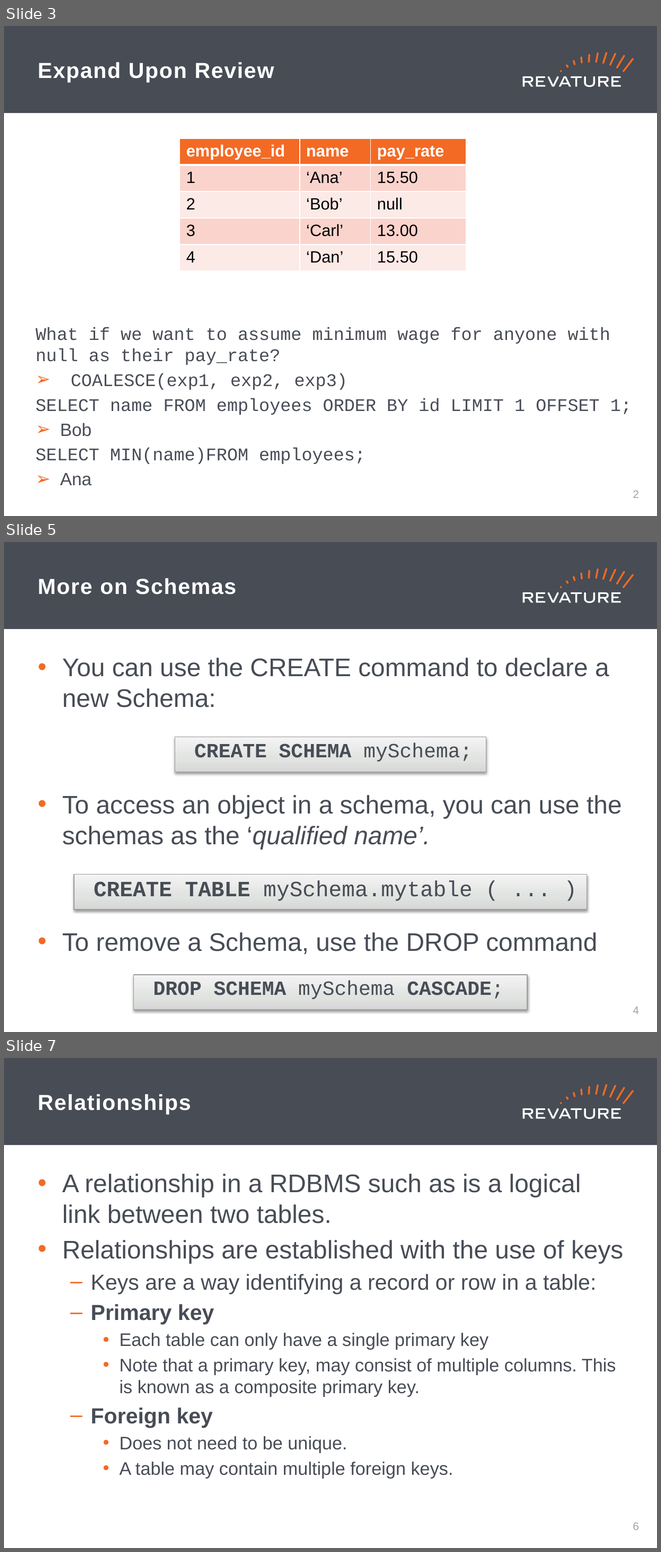
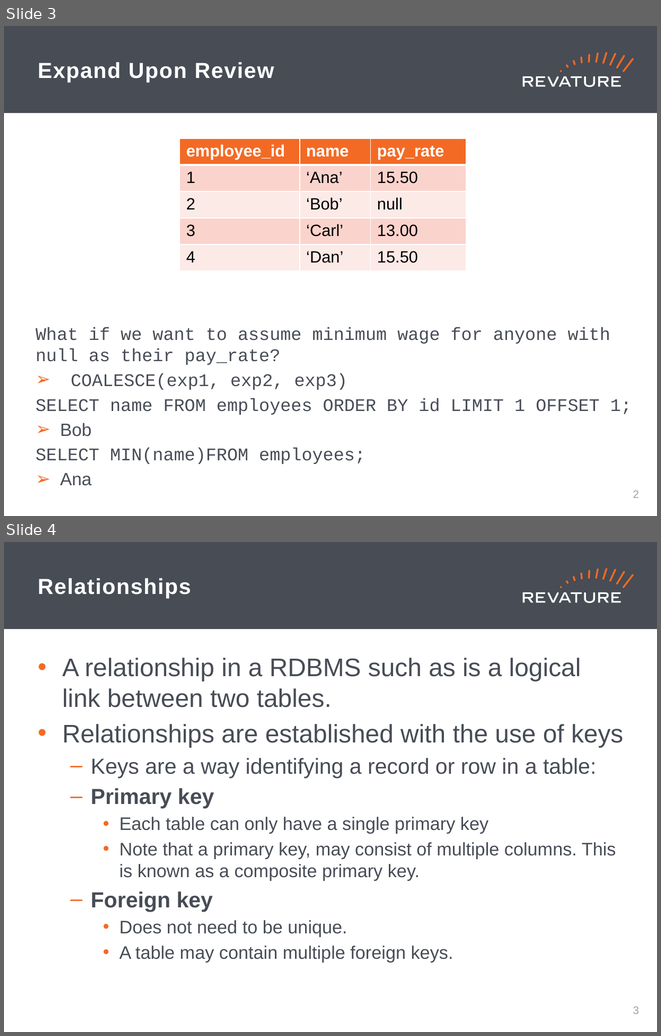
Before and after one commit to jhigherevature/8302021_RAP, a slide deck: powerpoints/Day_21.pptx. Shown one above the other, each under a label of ours: slides 3, 5 and 7 before the commit, slides 3 and 4 after it; the slides between them are not shown. The pictures are 661x1552 and 661x1036 pixels, drawn with LibreOffice and Linux fonts; fonts in the diff are those of the drawing. Boxes give left, top, right and bottom in pixels: in the first picture for what was removed or moved away, otherwise in the second. Text is boxed around its words. In the diff, an @@ line names an element or a change of style, - is before the commit and + after.

```diff
--- a/powerpoints/Day_21.pptx
+++ b/powerpoints/Day_21.pptx
@@ slide 5 removed at (4, 542, 657, 1032), background #FFFFFF; not listed: 19 template elements that a slide beside it also shows @@
@@ title removed at (38, 578, 236, 594) @@
-More on Schemas
@@ text removed at (62, 658, 622, 954) @@
-• You can use the CREATE command to declare a new Schema:
-• To access an object in a schema, you can use the schemas as the ‘qualified name’.
-• To remove a Schema, use the DROP command
@@ rectangle removed at (175, 737, 486, 773) @@
-  CREATE SCHEMA mySchema;
@@ rectangle removed at (74, 874, 586, 910) @@
-  CREATE TABLE mySchema.mytable ( ... )
@@ rectangle removed at (134, 974, 528, 1009) @@
-  DROP SCHEMA mySchema CASCADE;
@@ page number removed at (633, 1006, 639, 1014) @@
-4
@@ what was slide 7 is now slide 4 @@
@@ page number at (633, 1006, 639, 1014): text changed @@
-6
+3
```
Also in this commit, not shown: 4 other slides removed, 3 other files.
